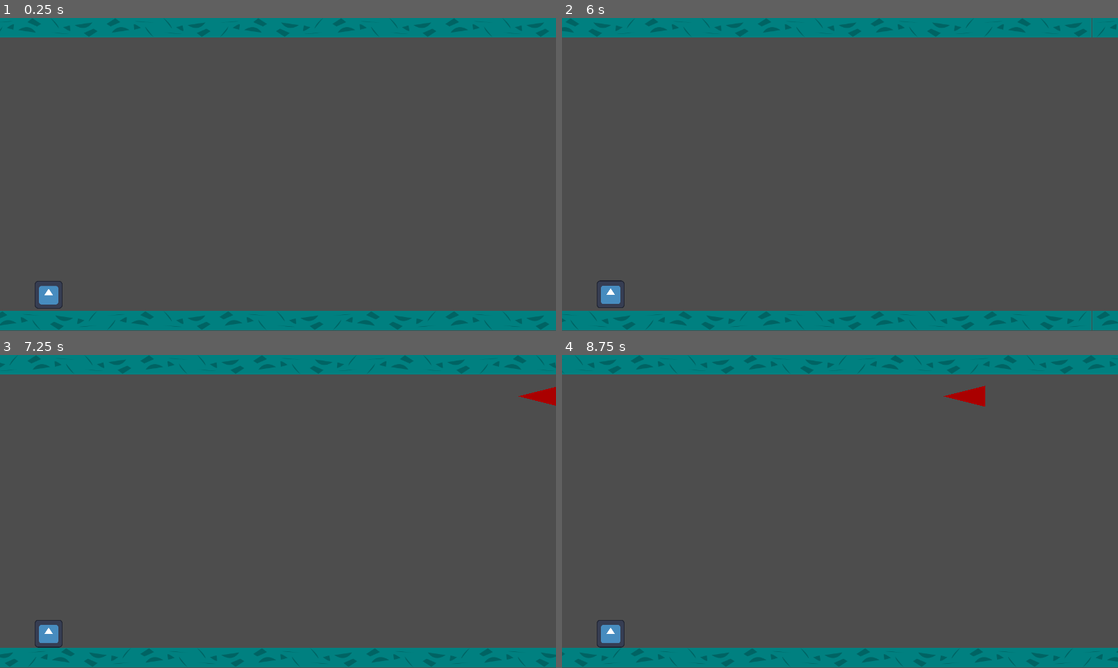
Above: before the commit, frames 1-4 (two rows, left to right).
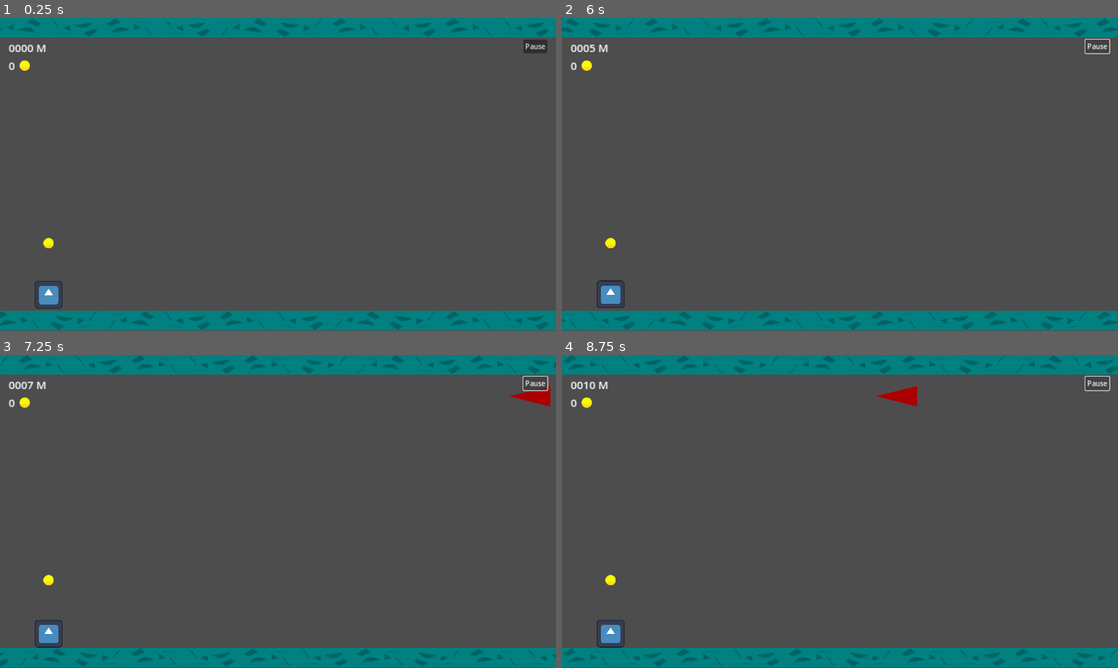
Above: after the commit, the same moments.

Repository: spireneko/Jetpack-Joyride
Game: Godot game, scene res://src/scenes/world.tscn
The game is run twice, just before and just after one commit, with the same random seed, the same clock (stepped at 60 frames per second) and the same inputs. The engine's default icon, where the game draws it, is replaced by a stand-in: a white triangle on a blue panel in a dark square.
Inputs (mouse positions are in pixels of both pictures, inside the frame that each line leads up to):
- Up to frame 1 (0.25 s): no input
- Up to frame 2 (6 s): click (1095, 46) at 0.5 s, where only the run after the commit has a clickable "Pause"; tap W (turn_on_jetpack) every 0.75 s from 1.35 to 5.85 s
- Up to frame 3 (7.25 s): tap W (turn_on_jetpack) at 6.6 s
- Up to frame 4 (8.75 s): tap W (turn_on_jetpack) at 7.35, 8.1 s

The runs differ from the first frame. In frame 1, 0.4% of the frame differs, in the area x 1-99%, y 6-74%; in frame 2, 0.4%; in frame 3, 2.5%; in frame 4, 2.9%, in the area x 0-100%, y 0-100%.

Commit message:
Добавлен счёт пройденных метров

Diff:
--- /dev/null
+++ b/assets/coin.svg
@@ -0,0 +1,61 @@
+<?xml version="1.0" encoding="UTF-8" standalone="no"?>
+<!-- Created with Inkscape (http://www.inkscape.org/) -->
+
+<svg
+   width="51.512966mm"
+   height="51.512974mm"
+   viewBox="0 0 51.512966 51.512974"
+   version="1.1"
+   id="svg1"
+   xmlns:inkscape="http://www.inkscape.org/namespaces/inkscape"
+   xmlns:sodipodi="http://sodipodi.sourceforge.net/DTD/sodipodi-0.dtd"
+   xmlns:xlink="http://www.w3.org/1999/xlink"
+   xmlns="http://www.w3.org/2000/svg"
+   xmlns:svg="http://www.w3.org/2000/svg">
+  <sodipodi:namedview
+     id="namedview1"
+     pagecolor="#ffffff"
+     bordercolor="#000000"
+     borderopacity="0.25"
+     inkscape:showpageshadow="2"
+     inkscape:pageopacity="0.0"
+     inkscape:pagecheckerboard="0"
+     inkscape:deskcolor="#d1d1d1"
+     inkscape:document-units="mm" />
+  <defs
+     id="defs1">
+    <linearGradient
+       id="linearGradient1"
+       inkscape:collect="always">
+      <stop
+         style="stop-color:#ffda1b;stop-opacity:1;"
+         offset="0.21296297"
+         id="stop1" />
+      <stop
+         style="stop-color:#f3ff02;stop-opacity:1;"
+         offset="0.46990743"
+         id="stop2" />
+    </linearGradient>
+    <linearGradient
+       inkscape:collect="always"
+       xlink:href="#linearGradient1"
+       id="linearGradient2"
+       x1="88.771217"
+       y1="120.73616"
+       x2="88.771217"
+       y2="71.053505"
+       gradientUnits="userSpaceOnUse" />
+  </defs>
+  <g
+     inkscape:label="Слой 1"
+     inkscape:groupmode="layer"
+     id="layer1"
+     transform="translate(-62.466768,-70.50366)">
+    <circle
+       style="fill:url(#linearGradient2);stroke:#ffc91b;stroke-width:1.465;stroke-dasharray:none;stroke-opacity:1"
+       id="path1"
+       cx="88.223251"
+       cy="96.260147"
+       r="25.023985" />
+  </g>
+</svg>
--- /dev/null
+++ b/src/scenes/coin.gd
@@ -0,0 +1,12 @@
+class_name Coin
+extends Area2D
+
+signal player_entered()
+
+@onready var collision_shape := $CollisionShape2D
+
+func _on_body_entered(body: Node2D) -> void:
+	if body is Player:
+		player_entered.emit()
+		hide()
+		collision_shape.set_deferred("disabled", true)
--- /dev/null
+++ b/src/scenes/coin.tscn
@@ -0,0 +1,18 @@
+[gd_scene load_steps=4 format=3 uid="uid://djmsto7ailv8d"]
+
+[ext_resource type="Script" path="res://src/scenes/coin.gd" id="1_o25ic"]
+[ext_resource type="Texture2D" uid="uid://c4fvagswclaws" path="res://assets/coin.svg" id="1_w2i6l"]
+
+[sub_resource type="CircleShape2D" id="CircleShape2D_t8cvm"]
+radius = 13.0
+
+[node name="Coin" type="Area2D"]
+script = ExtResource("1_o25ic")
+
+[node name="Sprite2D" type="Sprite2D" parent="."]
+texture = ExtResource("1_w2i6l")
+
+[node name="CollisionShape2D" type="CollisionShape2D" parent="."]
+shape = SubResource("CircleShape2D_t8cvm")
+
+[connection signal="body_entered" from="." to="." method="_on_body_entered"]
--- /dev/null
+++ b/src/scenes/gui.gd
@@ -0,0 +1,14 @@
+class_name GUI
+extends CanvasLayer
+
+@onready var _score := $HUD/ScoreContainer/Score as Label
+@onready var _coins := $HUD/ScoreContainer/HBoxContainer/Coins as Label
+@onready var _pause_button := $HUD/PauseContainer/PauseButton as Button
+
+
+func set_score(new_score: int):
+	_score.text = "%04d M" % new_score
+
+
+func set_coins(new_coins_score: int):
+	_coins.text = "%04d" % new_coins_score
--- /dev/null
+++ b/src/scenes/gui.tscn
@@ -0,0 +1,49 @@
+[gd_scene load_steps=3 format=3 uid="uid://dkhu0tlsoxggq"]
+
+[ext_resource type="Script" path="res://src/scenes/gui.gd" id="1_bc5ob"]
+[ext_resource type="Texture2D" uid="uid://c4fvagswclaws" path="res://assets/coin.svg" id="2_os4qp"]
+
+[node name="GUI" type="CanvasLayer"]
+script = ExtResource("1_bc5ob")
+
+[node name="HUD" type="MarginContainer" parent="."]
+anchors_preset = 15
+anchor_right = 1.0
+anchor_bottom = 1.0
+grow_horizontal = 2
+grow_vertical = 2
+theme_override_constants/margin_left = 20
+theme_override_constants/margin_top = 50
+theme_override_constants/margin_right = 20
+theme_override_constants/margin_bottom = 50
+
+[node name="ScoreContainer" type="VFlowContainer" parent="HUD"]
+layout_mode = 2
+
+[node name="Score" type="Label" parent="HUD/ScoreContainer"]
+layout_mode = 2
+theme_override_font_sizes/font_size = 25
+text = "0
+"
+
+[node name="HBoxContainer" type="HBoxContainer" parent="HUD/ScoreContainer"]
+layout_mode = 2
+theme_override_constants/separation = 10
+
+[node name="Coins" type="Label" parent="HUD/ScoreContainer/HBoxContainer"]
+layout_mode = 2
+theme_override_font_sizes/font_size = 25
+text = "0"
+
+[node name="TextureRect" type="TextureRect" parent="HUD/ScoreContainer/HBoxContainer"]
+layout_mode = 2
+texture = ExtResource("2_os4qp")
+stretch_mode = 3
+
+[node name="PauseContainer" type="VFlowContainer" parent="HUD"]
+layout_mode = 2
+size_flags_horizontal = 8
+
+[node name="PauseButton" type="Button" parent="HUD/PauseContainer"]
+layout_mode = 2
+text = "Pause"
--- a/src/scenes/world.gd
+++ b/src/scenes/world.gd
@@ -4,6 +4,8 @@
 const FloorFragmentScn := preload("res://src/scenes/floor_fragment.tscn")
 const ObstaclesGenerator := preload("res://src/world/ObstaclesGenerator.gd")
 const WorldFollow := preload("res://src/world/WorldFollow.gd")
+
+@onready var gui := $GUI as GUI
 
 var score : float = 0.0
 var floor_path : Path2D
@@ -25,14 +27,14 @@
 	tmp_fragment.free()
 
 	# Count sufficent amount of fragments to fill the screen
-	var amount_of_fragments : int = game_resolution.x / floor_size.x + 5
+	var amount_of_fragments : int = game_resolution.x / floor_size.x + 7
 
 	# Create Path2D that fragments will follow
 	floor_path = Path2D.new()
 	floor_path.position.y = game_resolution.y / 2
 	floor_path.curve = Curve2D.new()
-	floor_path.curve.add_point(Vector2((amount_of_fragments - 1) * floor_size.x, 0))
-	floor_path.curve.add_point(Vector2(-floor_size.x, 0))
+	floor_path.curve.add_point(Vector2((amount_of_fragments - 3) * floor_size.x, 0))
+	floor_path.curve.add_point(Vector2(-floor_size.x * 3, 0))
 	add_child(floor_path)
 
 	# Create fragments and attach them to floor_path
@@ -80,6 +82,8 @@
 
 func _physics_process(delta: float) -> void:
 	get_tree().call_group("moving_with_world", "add_to_progress", delta)
+	score += (Globals.world_speed / Globals.WORLD_SPEED_BASE) * delta
+	gui.set_score(int(score))
 
 
 func _generate_floor(amount_of_fragments: int, is_floor: bool):
@@ -121,4 +125,4 @@
 
 
 func _on_accelerate_world_timer_timeout() -> void:
-	Globals.world_speed *= 1.1
+	Globals.world_speed += Globals.WORLD_SPEED_BASE
--- a/src/scenes/world.tscn
+++ b/src/scenes/world.tscn
@@ -1,7 +1,9 @@
-[gd_scene load_steps=3 format=3 uid="uid://2rq7wdo6c88c"]
+[gd_scene load_steps=5 format=3 uid="uid://2rq7wdo6c88c"]
 
 [ext_resource type="PackedScene" uid="uid://copggfvwo7diy" path="res://src/scenes/player.tscn" id="1_fgu8s"]
 [ext_resource type="Script" path="res://src/scenes/world.gd" id="1_h83ao"]
+[ext_resource type="PackedScene" uid="uid://dkhu0tlsoxggq" path="res://src/scenes/gui.tscn" id="4_5xvgp"]
+[ext_resource type="PackedScene" uid="uid://djmsto7ailv8d" path="res://src/scenes/coin.tscn" id="4_a3jws"]
 
 [node name="World" type="Node2D"]
 position = Vector2(0, -1)
@@ -18,5 +20,10 @@
 wait_time = 7.0
 autostart = true
 
+[node name="Coin" parent="." instance=ExtResource("4_a3jws")]
+position = Vector2(112, 519)
+
+[node name="GUI" parent="." instance=ExtResource("4_5xvgp")]
+
 [connection signal="timeout" from="SpawnObstacleTimer" to="." method="_on_spawn_obstacle_timer_timeout"]
 [connection signal="timeout" from="AccelerateWorldTimer" to="." method="_on_accelerate_world_timer_timeout"]
--- a/src/world/Globals.gd
+++ b/src/world/Globals.gd
@@ -1,5 +1,6 @@
 extends Node
 
 const ROCKET_SPEED : float = 100.0
+const WORLD_SPEED_BASE : float = 100.0
 
-var world_speed : float = 100.0
+var world_speed : float = WORLD_SPEED_BASE
Not shown, added: assets/coin.svg.import
